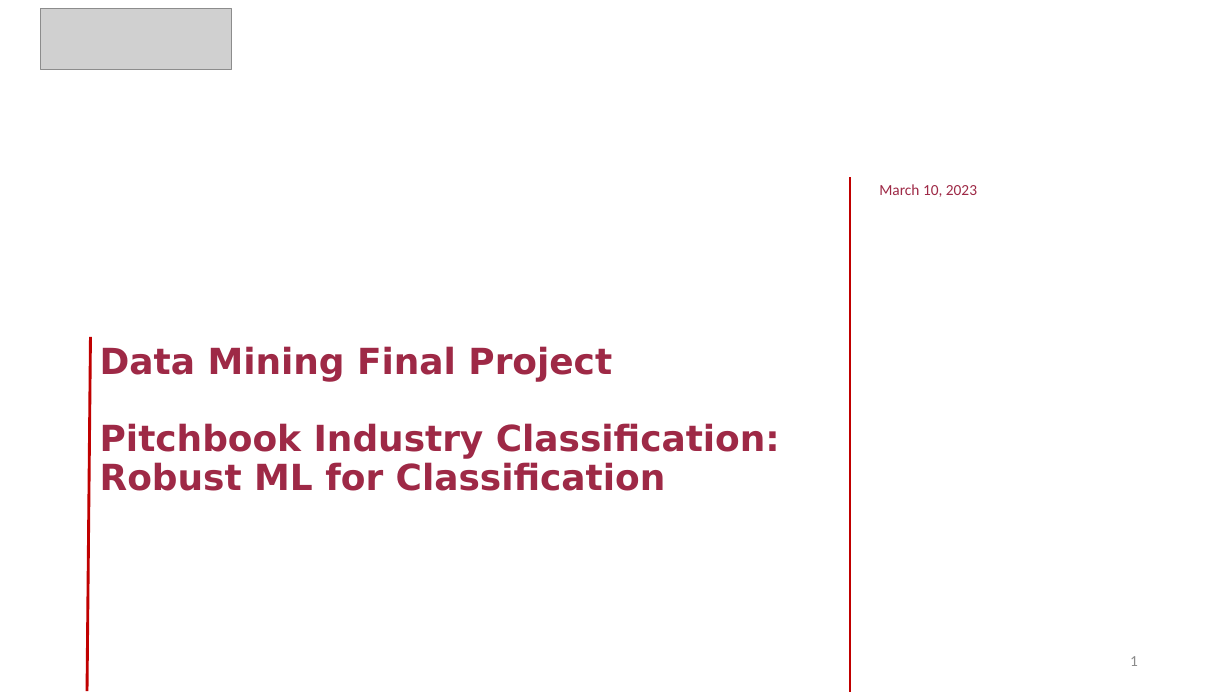
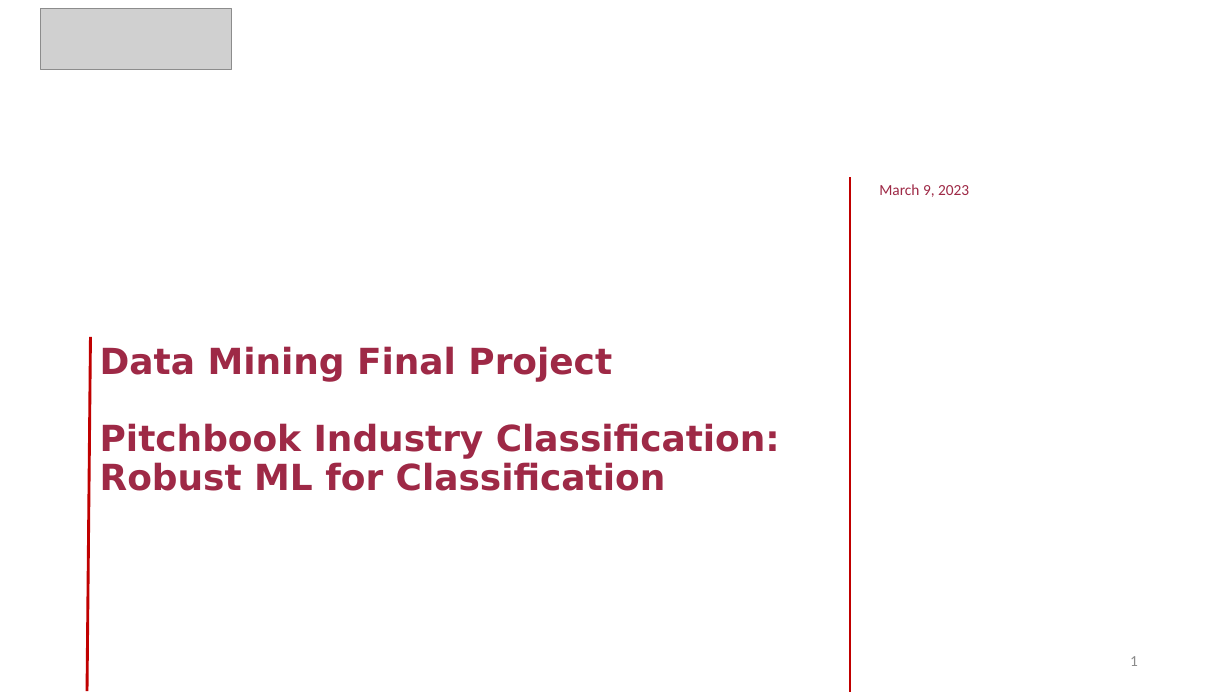
Before and after one commit to zqw86713/MSCA_31008_0N01_Winter_2023_Data_Mining_Principles, a slide deck: slide 1 of Final_project/MScA_31008_Final_Project_Presentation - Pitchbook Industry Classification.pptx. Drawn at 1232x693 pixels with LibreOffice and Linux fonts; fonts in the diff are those of the drawing; grey boxes stand for pictures. Boxes give left, top, right and bottom in pixels: in the first picture for what was removed or moved away, otherwise in the second. Text is boxed around its words. In the diff, an @@ line names an element or a change of style, - is before the commit and + after.

```diff
--- a/Final_project/MScA_31008_Final_Project_Presentation - Pitchbook Industry Classification.pptx
+++ b/Final_project/MScA_31008_Final_Project_Presentation - Pitchbook Industry Classification.pptx
@@ text at bbox=[879, 184, 969, 197]: text changed @@
-March 10, 2023
+March 9, 2023
```
Also in this commit, not shown: 6 other slides changed, 5 slides added.
